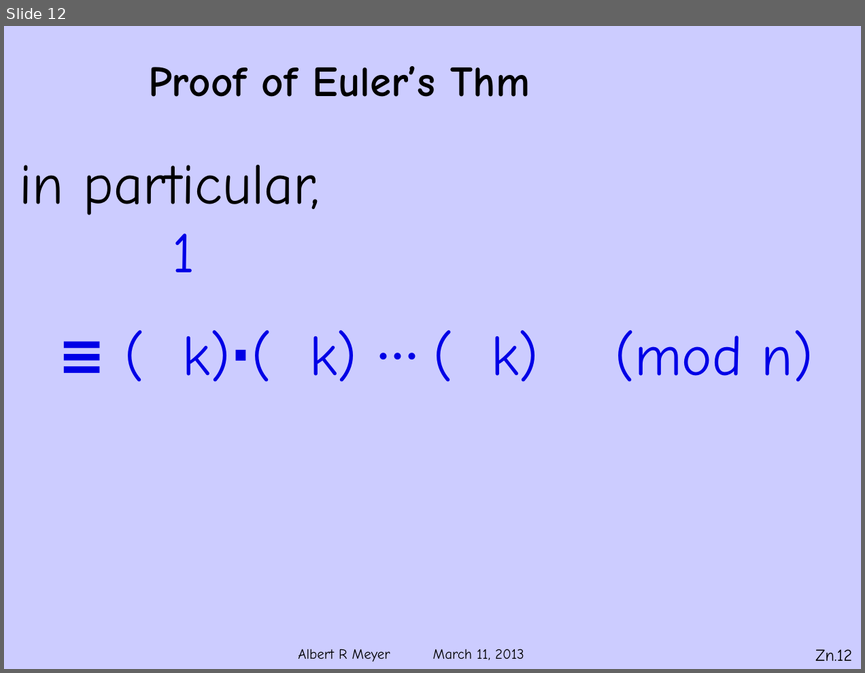
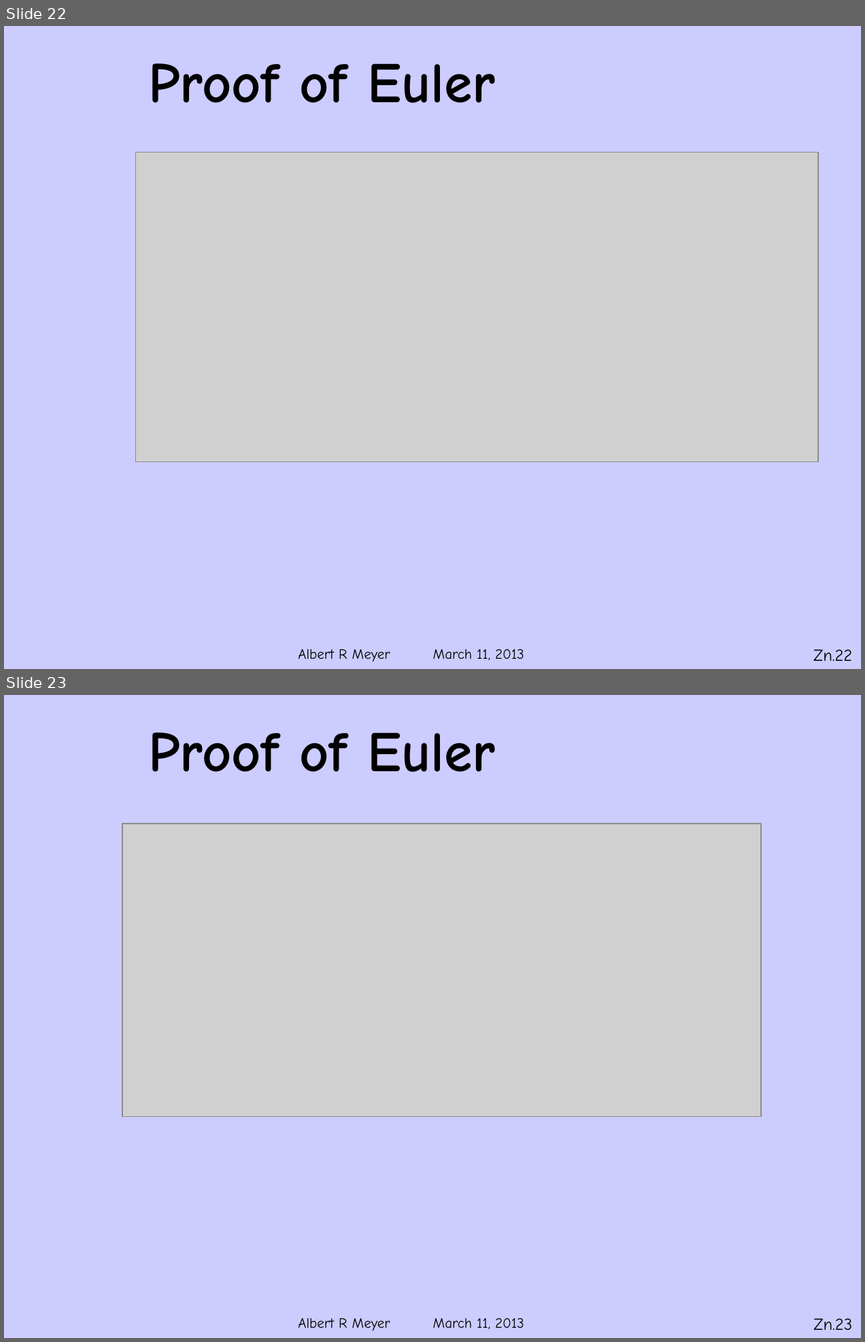
Before and after one commit to armeyer/mcs_web, a slide deck: spring13/slides13/Zmodn.pptx. Shown one above the other, each under a label of ours: slide 12 before the commit, slides 22 and 23 after it. The pictures are 865x673 and 865x1342 pixels, drawn with LibreOffice and Linux fonts; fonts in the diff are those of the drawing; grey boxes stand for pictures; background and template pictures are left out. Boxes give left, top, right and bottom in pixels: in the first picture for what was removed or moved away, otherwise in the second. Text is boxed around its words. In the diff, an @@ line names an element or a change of style, - is before the commit and + after.

```diff
--- a/spring13/slides13/Zmodn.pptx
+++ b/spring13/slides13/Zmodn.pptx
@@ slide 23 added at <box>4,695,861,1338</box>, background #CCCCFF; not listed: 1 template element that a slide beside it also shows @@
@@ title added at <box>148,732,495,772</box>, 48 pt, text #000000, bold @@
+Proof of Euler
@@ picture added at <box>122,824,761,1117</box> @@
@@ page number added at <box>813,1318,852,1329</box>, 14 pt, text #000000 @@
+Zn.23
@@ what was slide 12 is now slide 22 @@
@@ slide 22 changed as well @@
@@ title at <box>148,63,495,103</box>: text changed; size 36 to 48 pt @@
-Proof of Euler’s Thm
+Proof of Euler
@@ text removed at <box>20,165,813,382</box> @@
-in particular,
-1
-≡ ( k)⋅( k) ∙∙∙ ( k) (mod n)
@@ picture added at <box>135,152,818,461</box> @@
@@ page number at <box>813,649,852,660</box>: text changed @@
-Zn.12
+Zn.22
```
Also in this commit, not shown: 6 other slides changed, 18 other slides added, 7 slides removed.
